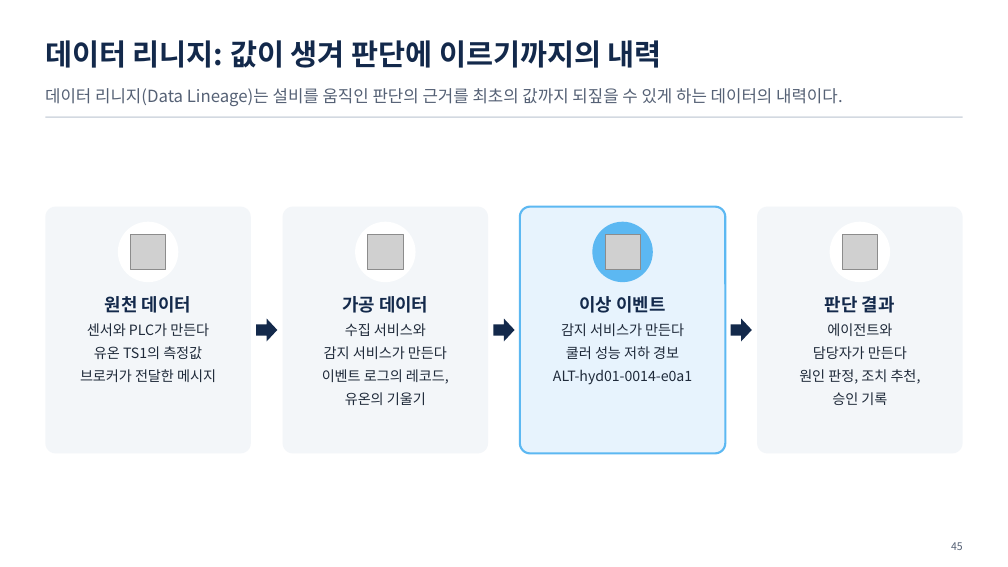
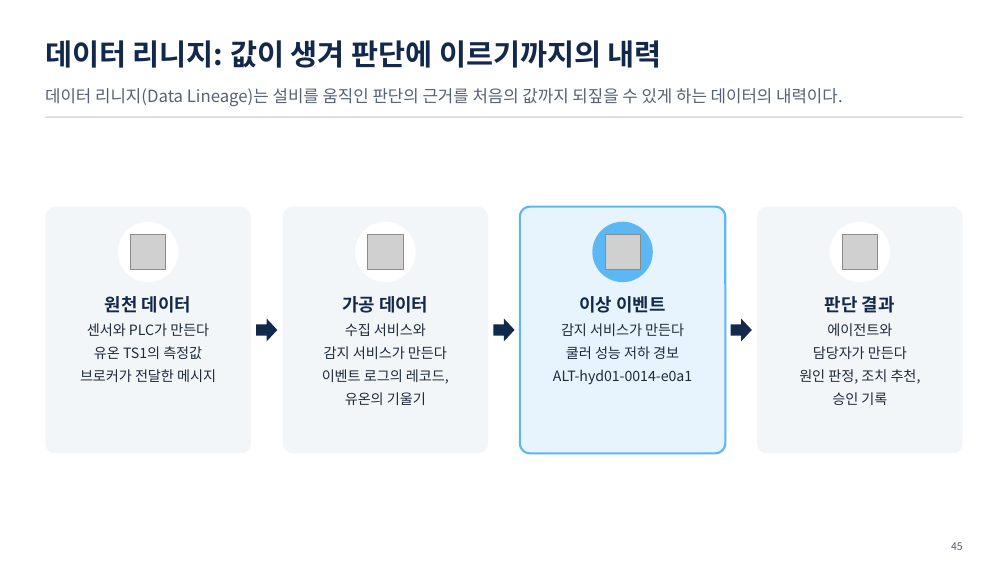
Before and after one commit to uengine-oss/hyd-iot-edu, a slide deck: slide 45 of course/slides/practical/실전반_01일차.pptx. Drawn at 1008x567 pixels with LibreOffice and Linux fonts; fonts in the diff are those of the drawing; grey boxes stand for pictures. Boxes give left, top, right and bottom in pixels: in the first picture for what was removed or moved away, otherwise in the second. Text is boxed around its words. In the diff, an @@ line names an element or a change of style, - is before the commit and + after.

```diff
--- a/course/slides/practical/실전반_01일차.pptx
+++ b/course/slides/practical/실전반_01일차.pptx
@@ text at box(45, 88, 843, 106): text changed @@
-데이터 리니지(Data Lineage)는 설비를 움직인 판단의 근거를 최초의 값까지 되짚을 수 있게 하는 데이터의 내력이다.
+데이터 리니지(Data Lineage)는 설비를 움직인 판단의 근거를 처음의 값까지 되짚을 수 있게 하는 데이터의 내력이다.
```
Also in this commit, not shown: 5 other slides changed, 8 other files.
